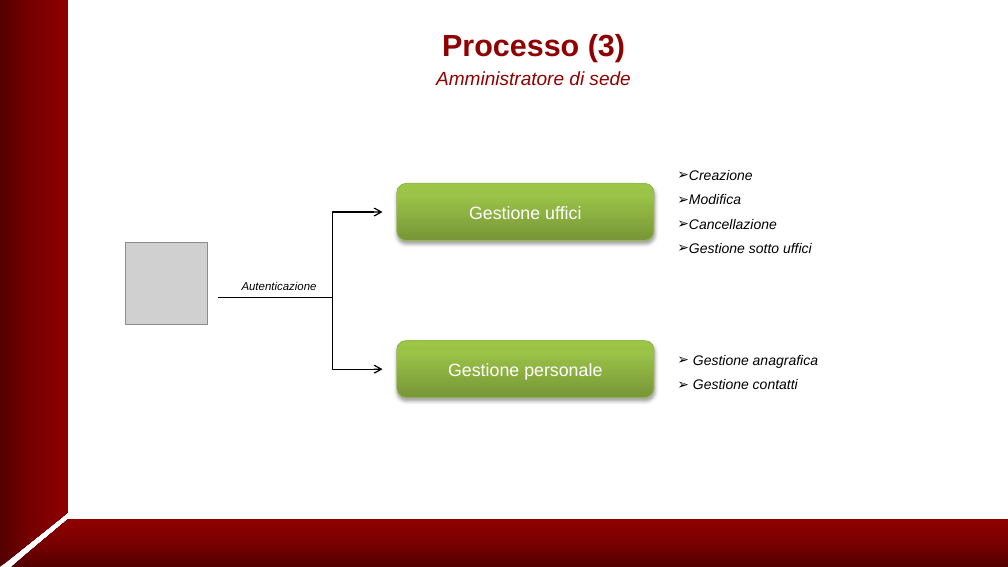
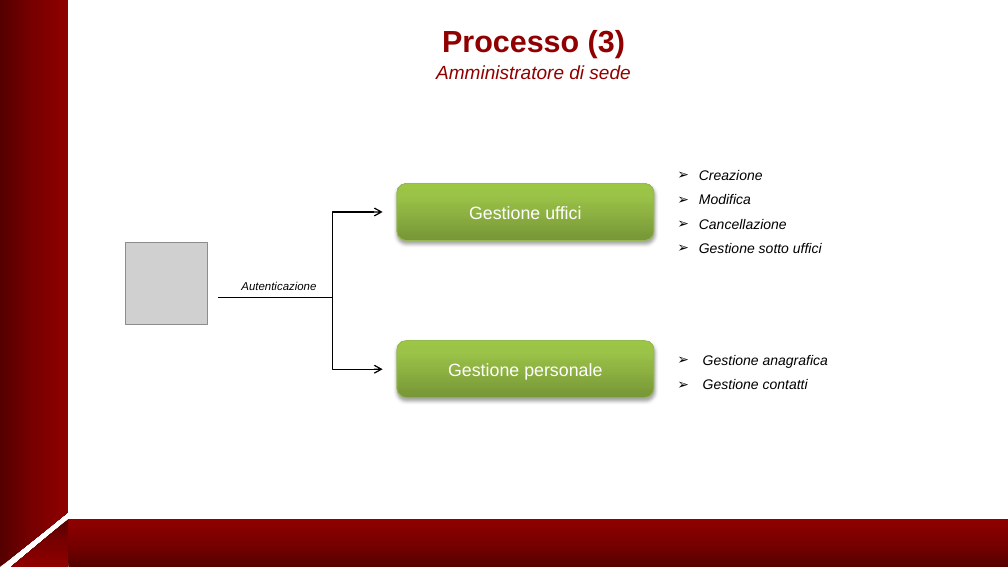
Before and after one commit to VVF334665/rubrica_dipartimentale, a slide deck: slide 7 of doc/presentazioneRubricaDipartimentale.pptx. Drawn at 1008x567 pixels with LibreOffice and Linux fonts; fonts in the diff are those of the drawing; grey boxes stand for pictures; background and template pictures are left out. Boxes give left, top, right and bottom in pixels: in the first picture for what was removed or moved away, otherwise in the second. Text is boxed around its words. In the diff, an @@ line names an element or a change of style, - is before the commit and + after.

Commit message:
- aggiunti screenshot - modificate screenshot nelle presentazione

```diff
--- a/doc/presentazioneRubricaDipartimentale.pptx
+++ b/doc/presentazioneRubricaDipartimentale.pptx
@@ text "Processo (3)" at <box>436,30,630,80</box>: line spacing 1 to 0.9 @@
@@ text "Creazione" at <box>699,170,822,253</box>: indent changed @@
@@ rounded rectangle "Gestione uffici" at <box>397,184,654,241</box>: fill gradient #779737 to #9BC348 to #9DC746 to gradient #779637 to #9BC348 to #9CC745; outline #98B955 0.75 pt to #98B855 0.75 pt; proportions changed @@
@@ text "Gestione anagrafica" at <box>703,355,828,389</box>: indent changed @@
@@ fill gradient #550000 to #790000 to #900000 to gradient #550000 to #790000 to #8F0000 in 3 elements at <box>0,512,69,567</box>, <box>69,520,1008,567</box>, <box>11,520,68,567</box> @@
```
Also in this commit, not shown: 12 other slides changed, 2 slides added, 5 other files.
